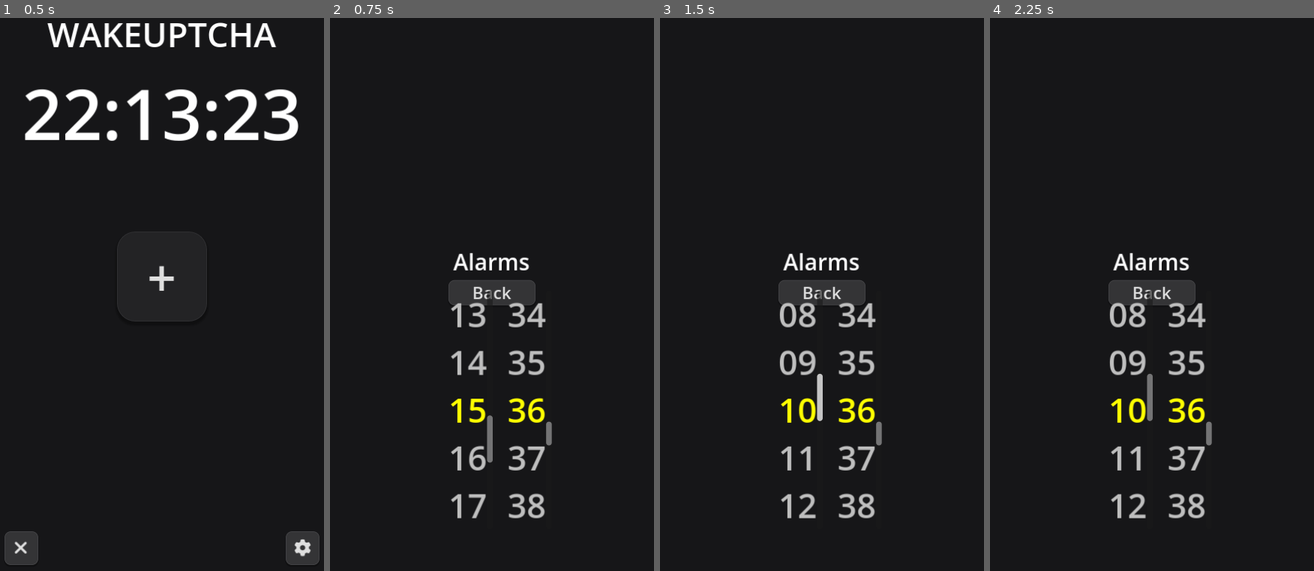
Above: before the commit, frames 1-4 (left to right).
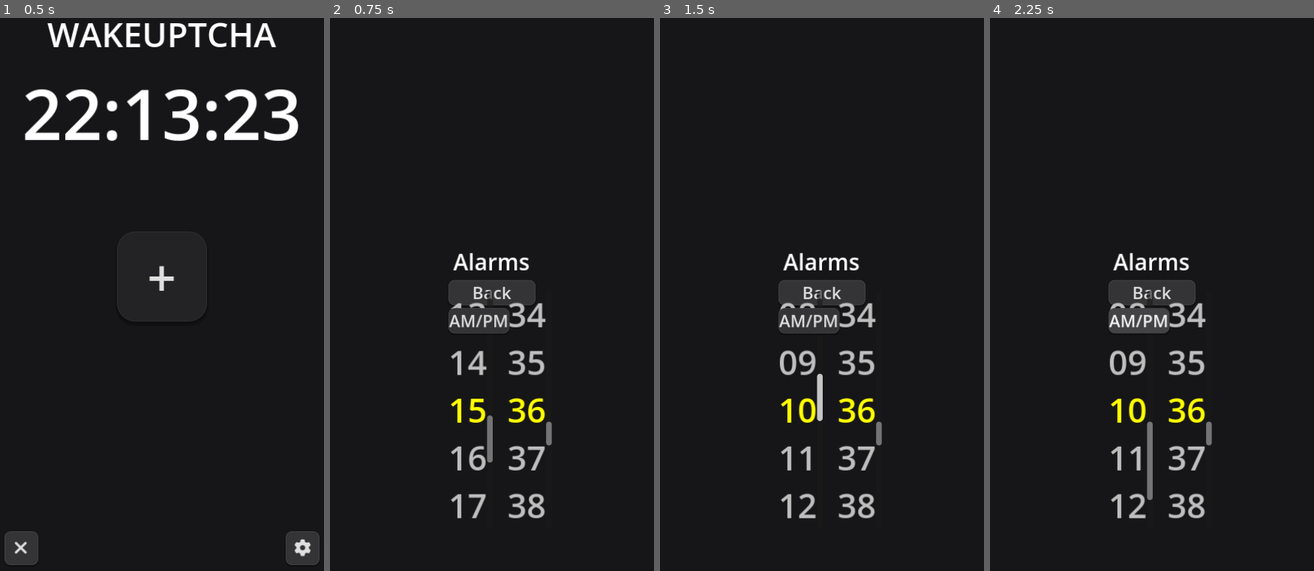
Above: after the commit, the same moments.

Repository: IrregularCelery/wakeuptcha
Game: Godot game, scene res://scenes/main.tscn
Same seed, same stepped clock (60 frames per second), same inputs: the game is played once before the commit and once after it.
Inputs (mouse positions are in pixels of both pictures, inside the frame that each line leads up to):
- Up to frame 1 (0.5 s): no input
- Up to frame 2 (0.75 s): click "+" at 0.5 s
- Up to frame 3 (1.5 s): click "Back" at 1.25 s
- Up to frame 4 (2.25 s): click (1139, 322) at 2 s, where only the run after the commit has a clickable "AM/PM"

Frame 1 is identical in both runs. In frame 2, 0.8% of the frame differs, in the area x 36-56%, y 52-58%; in frame 3, 0.8%; in frame 4, 1.2%, in the area x 36-56%, y 52-88%.

Commit message:
Add ability to switch between `24-hour` and `12-hour` time

Diff:
--- a/widgets/number_wheel.tscn
+++ b/widgets/number_wheel.tscn
@@ -10,7 +10,10 @@
 var item_height: float = 0.0
 
 var items := []
+var index: int = 0
 var selected: int = 0
+
+var is_refreshing := false
 
 @export var items_start: int = 1
 @export var items_end: int = 100
@@ -27,6 +30,27 @@
 
 	item_height = _calc_items_height()
 
+	create_items()
+
+	size.y = item_height * max_visible_items
+
+
+func _process(delta: float) -> void:
+	if is_refreshing:
+		return
+
+	var current = roundi(scroll_vertical / item_height)
+
+	if index != current:
+		index = current
+		selected = index + items_start
+
+		changed.emit(selected)
+
+	_snap_to_nearest(delta)
+
+
+func create_items():
 	# We add half of the amount of `max_visible_items` as dummies so,
 	# the first and last items are centered when selected
 	var dummies: int = int((max_visible_items - 1) / 2.0) \\
@@ -46,26 +70,34 @@
 	for i in range(dummies):
 		_add_dummy_item().custom_minimum_size.y = item_height
 
-	size.y = item_height * max_visible_items
-
-
-func _process(delta: float) -> void:
-	var current = roundi(scroll_vertical / item_height)
-
-	if selected != current:
-		selected = current
-
-		changed.emit(selected)
-
-	_snap_to_nearest(delta)
-
 
 func set_selected(value: int):
 	selected = clamp(value, items_start, items_end)
-
-	var index := selected - items_start
+	index = selected - items_start
 
 	scroll_vertical = index * int(item_height)
+
+
+func set_range(start_value: int, end_value: int):
+	items_start = start_value
+	items_end = end_value
+
+	_refresh()
+
+
+func _refresh():
+	is_refreshing = true
+
+	items.clear()
+
+	for child in container.get_children():
+		child.queue_free()
+
+	create_items()
+
+	await get_tree().process_frame
+
+	is_refreshing = false
 
 
 func _calc_items_height() -> float:
@@ -93,30 +125,30 @@
 
 
 func _snap_to_nearest(delta: float):
-	var selected_item: Label = items[selected]
+	var selected_item: Label = items[index]
 	selected_item.add_theme_color_override(\"font_color\", Color.YELLOW)
 
-	# Reset the style of items before and after the selected item
+	# Reset the style of items before and after the index item
 	# TODO: Make better visuals!
-	if selected - 2 >= 0:
-		items[selected - 2].add_theme_color_override(
+	if index - 2 >= 0:
+		items[index - 2].add_theme_color_override(
 			\"font_color\", Color.GRAY
 		)
-	if selected - 1 >= 0:
-		items[selected - 1].add_theme_color_override(
+	if index - 1 >= 0:
+		items[index - 1].add_theme_color_override(
 			\"font_color\", Color.GRAY
 		)
-	if selected + 1 < items.size():
-		items[selected + 1].add_theme_color_override(
+	if index + 1 < items.size():
+		items[index + 1].add_theme_color_override(
 			\"font_color\", Color.GRAY
 		)
-	if selected + 2 < items.size():
-		items[selected + 2].add_theme_color_override(
+	if index + 2 < items.size():
+		items[index + 2].add_theme_color_override(
 			\"font_color\", Color.GRAY
 		)
 
 	scroll_vertical = lerp(scroll_vertical,
-		selected * int(item_height), delta * 10.0)
+		index * int(item_height), delta * 10.0)
 "
 
 [node name="NumberWheel" type="ScrollContainer"]
--- a/widgets/time_picker.tscn
+++ b/widgets/time_picker.tscn
@@ -5,13 +5,21 @@
 [sub_resource type="GDScript" id="GDScript_yw0dk"]
 script/source = "extends Control
 
+enum Mode {
+	H24 = -1,
+	AM  =  0,
+	PM  =  1,
+}
+
 var hour: int = -1
 var minute: int = -1
+
+var mode := Mode.H24
 
 @onready var hour_wheel := $HourWheel
 @onready var minute_wheel := $MinuteWheel
 
-signal changed(hour: int, minute: int)
+signal changed(changed_hour: int, changed_minute: int)
 
 func _ready() -> void:
 	hour = hour_wheel.selected
@@ -23,12 +31,71 @@
 	changed.connect(_on_time_picker_changed)
 
 
+func set_hour(new_hour:int):
+	hour_wheel.set_selected(new_hour)
+	hour = new_hour
+
+
+func set_minute(new_minute:int):
+	minute_wheel.set_selected(new_minute)
+	minute = new_minute
+
+
 func set_time(new_hour: int, new_minute: int):
-	hour_wheel.set_selected(new_hour)
-	minute_wheel.set_selected(new_minute)
+	set_hour(new_hour)
+	set_minute(new_minute)
 
-	hour = new_hour
-	minute = new_minute
+
+func set_mode(new_mode: Mode):
+	match new_mode:
+		Mode.H24:
+			_set_mode_h24()
+		Mode.AM:
+			_set_mode_am()
+		Mode.PM:
+			_set_mode_pm()
+
+
+func _set_mode_h24():
+	var old_mode := mode
+
+	mode = Mode.H24
+
+	hour_wheel.set_range(0, 23)
+
+	match old_mode:
+		Mode.AM:
+			set_hour(hour)
+		Mode.PM:
+			set_hour(hour + 12)
+		_: pass
+
+
+func _set_mode_am():
+	var old_mode := mode
+
+	mode = Mode.AM
+
+	hour_wheel.set_range(1, 12)
+
+	match old_mode:
+		Mode.H24:
+			set_hour(hour - 12 if hour > 12 else hour)
+		_: pass
+
+
+
+func _set_mode_pm():
+	var old_mode := mode
+
+	mode = Mode.PM
+
+	hour_wheel.set_range(1, 12)
+
+	match old_mode:
+		Mode.H24:
+			set_hour(hour - 12 if hour > 12 else hour)
+		_: pass
 
 # Signals
 
@@ -44,8 +111,15 @@
 	changed.emit(hour, minute)
 
 
-func _on_time_picker_changed(hour: int, minute: int):
-	print(str(hour) + \":\" + str(minute))
+func _on_time_picker_changed(changed_hour: int, changed_minute: int):
+	print(str(changed_hour) + \":\" + str(changed_minute))
+
+
+func _on_test_mode_pressed() -> void:
+	if mode == Mode.AM:
+		set_mode(Mode.PM)
+	else:
+		set_mode(Mode.AM)
 "
 
 [node name="TimePicker" type="Control"]
@@ -83,3 +157,11 @@
 grow_vertical = 2
 items_start = 0
 items_end = 59
+
+[node name="TestMode" type="Button" parent="."]
+layout_mode = 0
+offset_right = 8.0
+offset_bottom = 8.0
+text = "AM/PM"
+
+[connection signal="pressed" from="TestMode" to="." method="_on_test_mode_pressed"]
